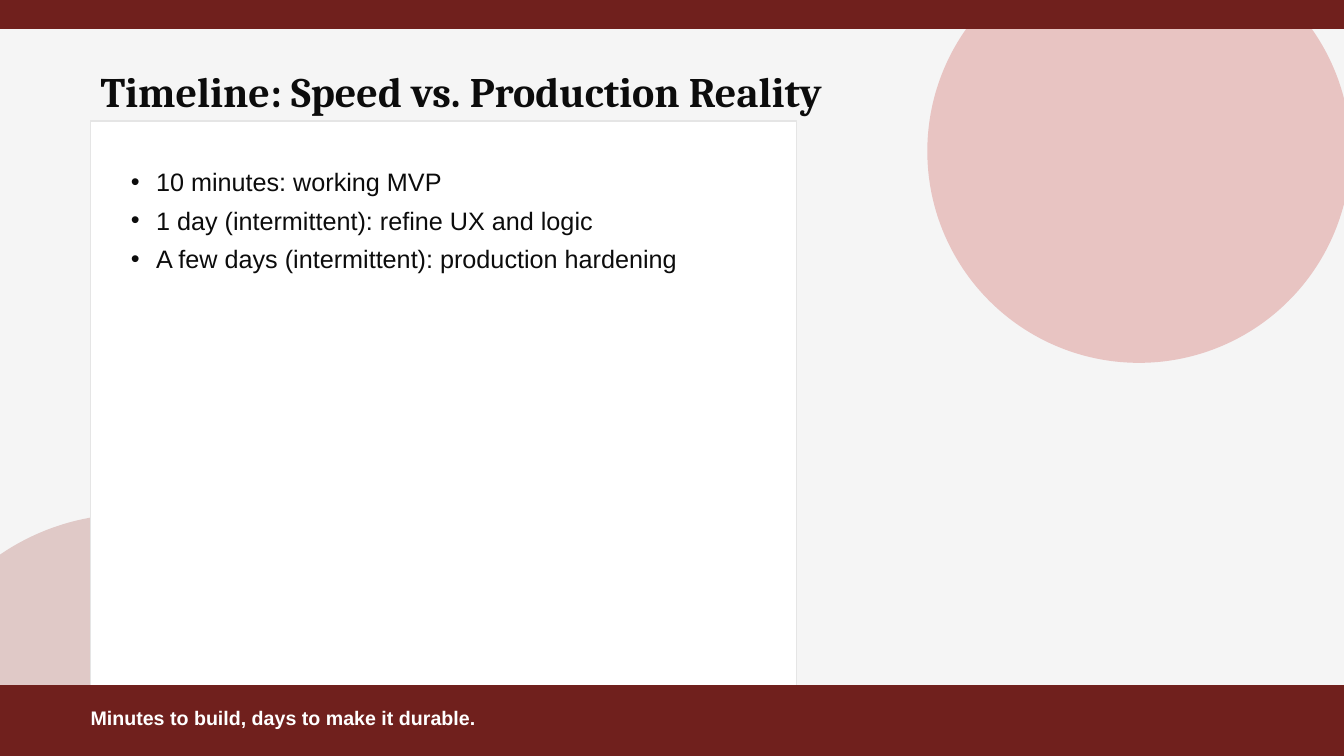
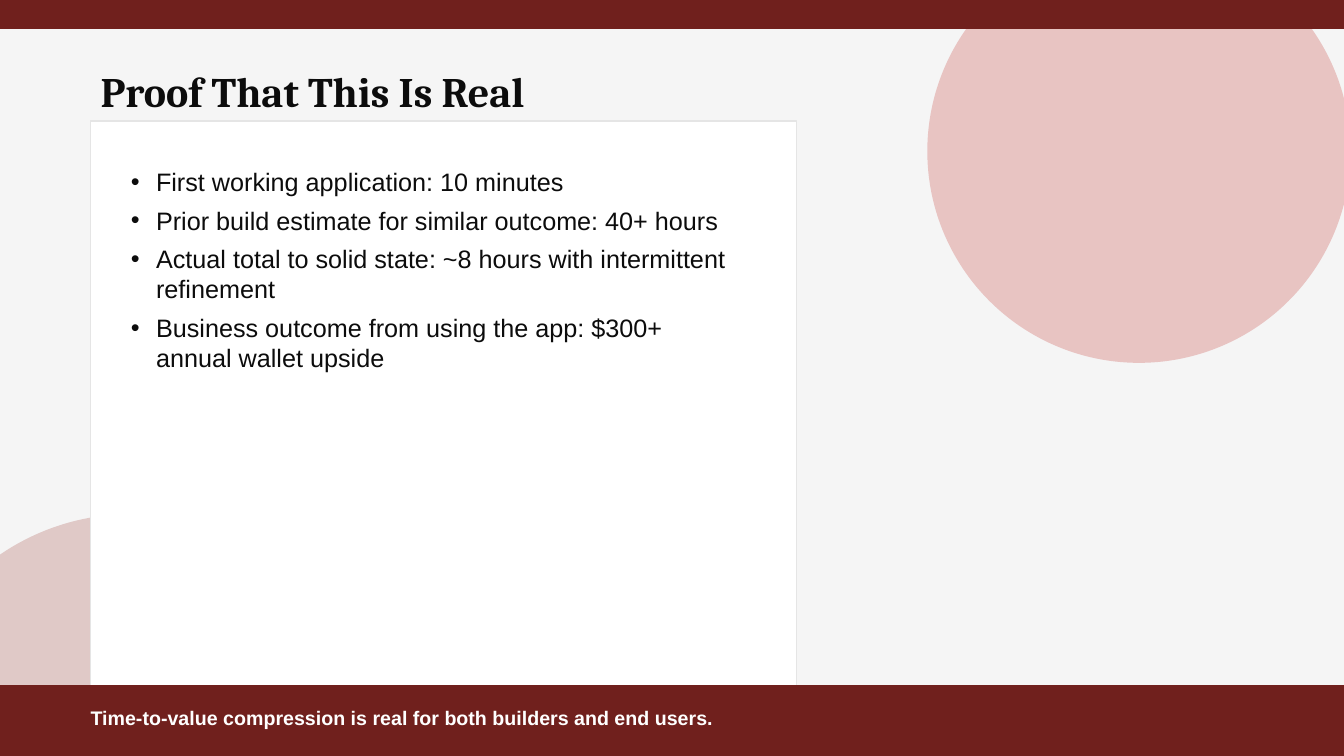
Before and after one commit to sd5969/whats-in-your-wallet, a slide deck: slide 4 of slides/deck.pptx. Drawn at 1344x756 pixels with LibreOffice and Linux fonts; fonts in the diff are those of the drawing. Boxes give left, top, right and bottom in pixels: in the first picture for what was removed or moved away, otherwise in the second. Text is boxed around its words. In the diff, an @@ line names an element or a change of style, - is before the commit and + after.

```diff
--- a/slides/deck.pptx
+++ b/slides/deck.pptx
@@ text at (x1=101, y1=77, x2=525, y2=108): text changed @@
-Timeline: Speed vs. Production Reality
+Proof That This Is Real
@@ text at (x1=156, y1=172, x2=725, y2=373): text changed @@
-• 10 minutes: working MVP
-• 1 day (intermittent): refine UX and logic
-• A few days (intermittent): production hardening
+• First working application: 10 minutes
+• Prior build estimate for similar outcome: 40+ hours
+• Actual total to solid state: ~8 hours with intermittent refinement
+• Business outcome from using the app: $300+ annual wallet upside
@@ text at (x1=91, y1=710, x2=713, y2=729): text changed @@
-Minutes to build, days to make it durable.
+Time-to-value compression is real for both builders and end users.
```
Also in this commit, not shown: 2 other slides changed, 5 slides added, 5 slides removed, 1 other file.
